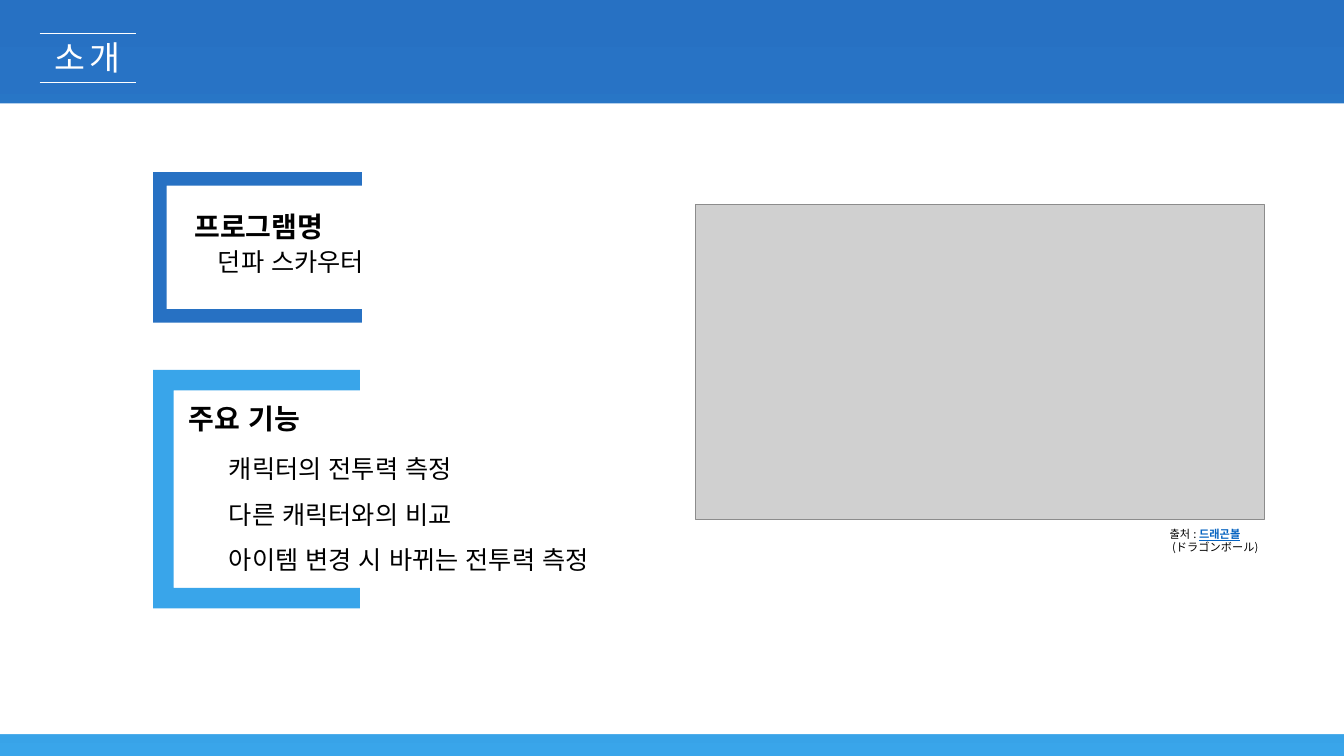
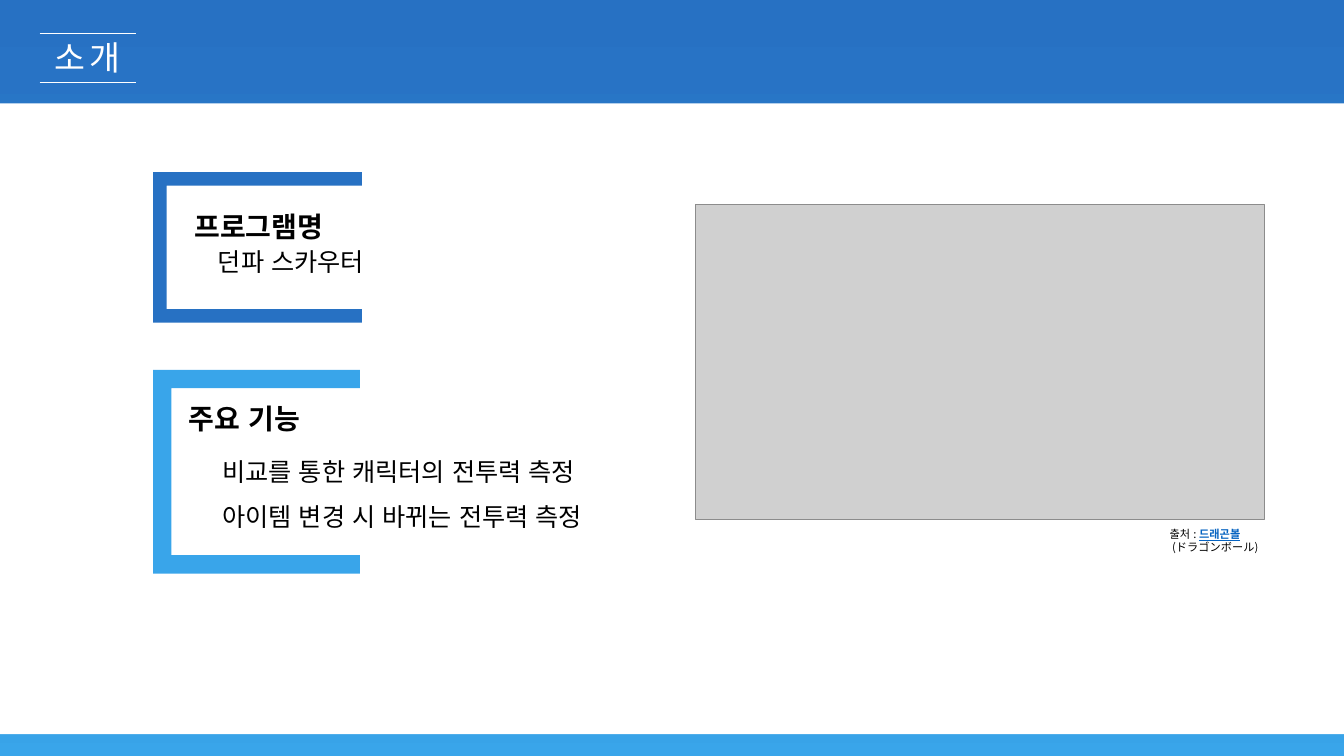
Before and after one commit to dw5450/Script-_language_term_assignment, a slide deck: slide 3 of 스크립트 언어 기말 과제 기획서.pptx. Drawn at 1344x756 pixels with LibreOffice and Linux fonts; fonts in the diff are those of the drawing; grey boxes stand for pictures. Boxes give left, top, right and bottom in pixels: in the first picture for what was removed or moved away, otherwise in the second. Text is boxed around its words. In the diff, an @@ line names an element or a change of style, - is before the commit and + after.

```diff
--- a/스크립트 언어 기말 과제 기획서.pptx
+++ b/스크립트 언어 기말 과제 기획서.pptx
@@ frame: place and size @@
-frame at (153,370,381,609)
+frame at (153,370,381,574)
@@ text at (222,460,575,483): text changed @@
-캐릭터의 전투력 측정
-다른 캐릭터와의 비교
+비교를 통한 캐릭터의 전투력 측정
```
Also in this commit, not shown: 6 other slides changed, 2 other files.
